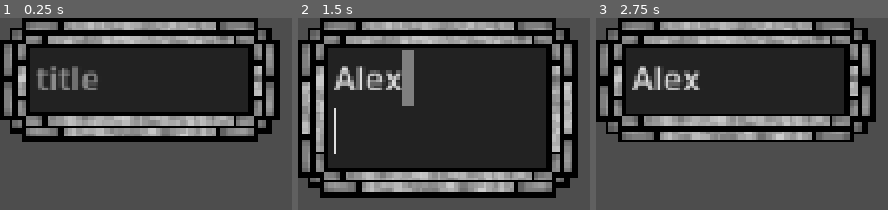
Above: before the commit, frames 1-3 (left to right).
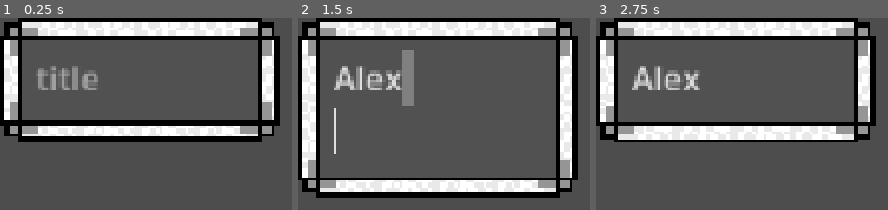
Above: after the commit, the same moments.

Repository: Toasterhog/Nodeweb
Game: Godot game, scene res://papperthings/box/box.tscn
The game is run twice, just before and just after one commit, with the same random seed, the same clock (stepped at 60 frames per second) and the same inputs. This scene is started directly instead of the project's main scene.
Inputs (mouse positions are in pixels of both pictures, inside the frame that each line leads up to):
- Up to frame 1 (0.25 s): no input
- Up to frame 2 (1.5 s): click (441, 73) at 0.52 s; type "Alex" at 0.6 s; tap Enter at 1.25 s; drag from (438, 79) to (outside the picture) at 1.27 s
- Up to frame 3 (2.75 s): tap Space at 2 s; drag from (outside the picture) to (outside the picture) at 2.02 s

The runs differ from the first frame. In frame 1, 53% of the frame differs, in the area x 0-96%, y 0-65%; in frame 2, 78%, in the area x 0-96%, y 0-94%; in frame 3, 55%.
Error in both runs: Cannot call method 'get_children' on a null value. (res://papperthings/box/box.gd:158)

Commit message:
ton of box textures

Diff:
--- a/papperthings/box/box.tscn
+++ b/papperthings/box/box.tscn
@@ -1,15 +1,17 @@
 [gd_scene load_steps=8 format=3 uid="uid://wfnqhd3r5fxx"]
 
-[ext_resource type="StyleBox" uid="uid://bjj81ehc027iq" path="res://papperthings/box/LineEdit_texture.tres" id="1_hwf1r"]
+[ext_resource type="StyleBox" uid="uid://b4f64yi0e31ql" path="res://papperthings/box/box_5.tres" id="1_hwf1r"]
 [ext_resource type="Script" uid="uid://7gx01op71qhq" path="res://papperthings/box/box.gd" id="1_p41sv"]
 
 [sub_resource type="RectangleShape2D" id="RectangleShape2D_t8o5h"]
 
 [sub_resource type="StyleBoxEmpty" id="StyleBoxEmpty_u8cex"]
+content_margin_left = 4.0
 
 [sub_resource type="StyleBoxEmpty" id="StyleBoxEmpty_ryaet"]
 
 [sub_resource type="StyleBoxEmpty" id="StyleBoxEmpty_5xt5q"]
+content_margin_left = 4.0
 
 [sub_resource type="StyleBoxEmpty" id="StyleBoxEmpty_wcjw6"]
 
@@ -17,7 +19,7 @@
 texture_filter = 1
 custom_minimum_size = Vector2(196, 87)
 offset_right = 196.0
-offset_bottom = 87.0
+offset_bottom = 98.0
 focus_mode = 2
 theme_override_styles/panel = ExtResource("1_hwf1r")
 script = ExtResource("1_p41sv")
@@ -38,9 +40,9 @@
 anchors_preset = -1
 anchor_right = 1.0
 anchor_bottom = 1.0
-offset_left = 25.0
+offset_left = 21.0
 offset_top = 21.0
-offset_right = -25.0
+offset_right = -21.0
 offset_bottom = -21.0
 mouse_filter = 2
 
--- /dev/null
+++ b/papperthings/box/box2.tres
@@ -0,0 +1,13 @@
+[gd_resource type="StyleBoxTexture" load_steps=2 format=3 uid="uid://d4nbi03pqiy5g"]
+
+[ext_resource type="Texture2D" uid="uid://dxjuxvy81ey3x" path="res://papperthings/box/untitled.png" id="1_mojrg"]
+
+[resource]
+texture = ExtResource("1_mojrg")
+texture_margin_left = 26.0
+texture_margin_top = 26.0
+texture_margin_right = 24.0
+texture_margin_bottom = 24.0
+axis_stretch_horizontal = 1
+axis_stretch_vertical = 1
+region_rect = Rect2(3, 3, 90, 90)
--- /dev/null
+++ b/papperthings/box/box3.tres
@@ -0,0 +1,12 @@
+[gd_resource type="StyleBoxTexture" load_steps=2 format=3 uid="uid://bve27q2fkcixn"]
+
+[ext_resource type="Texture2D" uid="uid://bfs1n40poie8a" path="res://papperthings/box/box5_200.png" id="1_sg0c7"]
+
+[resource]
+texture = ExtResource("1_sg0c7")
+texture_margin_left = 14.0
+texture_margin_top = 14.0
+texture_margin_right = 14.0
+texture_margin_bottom = 14.0
+axis_stretch_horizontal = 1
+axis_stretch_vertical = 1
--- /dev/null
+++ b/papperthings/box/box4.tres
@@ -0,0 +1,13 @@
+[gd_resource type="StyleBoxTexture" load_steps=2 format=3 uid="uid://tunkcckfrswo"]
+
+[ext_resource type="Texture2D" uid="uid://ymumswacs2hf" path="res://papperthings/box/box6_200.png" id="1_ca2ua"]
+
+[resource]
+texture = ExtResource("1_ca2ua")
+texture_margin_left = 14.0
+texture_margin_top = 13.0
+texture_margin_right = 12.0
+texture_margin_bottom = 12.0
+axis_stretch_horizontal = 1
+axis_stretch_vertical = 1
+region_rect = Rect2(0, 0, 90, 90)
--- /dev/null
+++ b/papperthings/box/box_5.tres
@@ -0,0 +1,12 @@
+[gd_resource type="StyleBoxTexture" load_steps=2 format=3 uid="uid://b4f64yi0e31ql"]
+
+[ext_resource type="Texture2D" uid="uid://bb7ksexsmvetd" path="res://papperthings/box/box6_300.png" id="1_6vdj4"]
+
+[resource]
+texture = ExtResource("1_6vdj4")
+texture_margin_left = 27.0
+texture_margin_top = 27.0
+texture_margin_right = 27.0
+texture_margin_bottom = 27.0
+axis_stretch_horizontal = 1
+axis_stretch_vertical = 1
--- a/saveAndLoad/load_dialog.gd
+++ b/saveAndLoad/load_dialog.gd
@@ -46,17 +46,17 @@
 	for i in A_position.size():
 
 		var box := BOX.instantiate()
-		var LE := box.get_node("VBoxContainer/HBoxContainer/LineEdit")
+		var LE := box.get_node("VBoxContainer/LineEdit")
 		var TE := box.get_node("VBoxContainer/TextEdit")
-		var CP := box.get_node("VBoxContainer/HBoxContainer/ColorPickerButton")
+		#var CP := box.get_node("VBoxContainer/HBoxContainer/ColorPickerButton")
 
 		LE.text = A_LE[i]
 		TE.text = A_TE[i]
-		CP.color = A_color[i]
+		#CP.color = A_color[i]
 		box.self_modulate = A_color[i]
 		box.position = A_position[i]
 		box.get_node("VBoxContainer/TextEdit").visible = A_ex[i]
-		box.get_node("VBoxContainer/HBoxContainer/ColorPickerButton").visible = A_ex[i]
+		#box.get_node("VBoxContainer/HBoxContainer/ColorPickerButton").visible = A_ex[i]
 		box.id = A_id[i] + 1000
 		box_holder.add_child(box)
 		box.update_vbc_and_panel_size() #ATTENTION
--- a/scripts/camera_2d.gd
+++ b/scripts/camera_2d.gd
@@ -1,7 +1,7 @@
 extends Camera2D
 
 var target_zoom := 1.0
-var max_zoom := 2  # furthest in
+var max_zoom := 5  # furthest in
 var min_zoom := 0.3  #furthest out
 var delta_zoom := 0.3 #sensitivity / differance per wheel movement
 var zoom_rate := 10  #speed to follow, lower = dragy and delayed
Not shown: 1 places in papperthings/box/LineEdit.tres that only renumber resources
Binary file added: papperthings/box/box2_500.png
Not shown, added: papperthings/box/box2_500.png.import
Binary file added: papperthings/box/box3_300.png
Not shown, added: papperthings/box/box3_300.png.import
Binary file added: papperthings/box/box4_200.png
Not shown, added: papperthings/box/box4_200.png.import
Binary file added: papperthings/box/box4_300.png
Not shown, added: papperthings/box/box4_300.png.import
Binary file added: papperthings/box/box5_200.png
Not shown, added: papperthings/box/box5_200.png.import
Binary file added: papperthings/box/box6_200.png
(and 6 more such lines)
